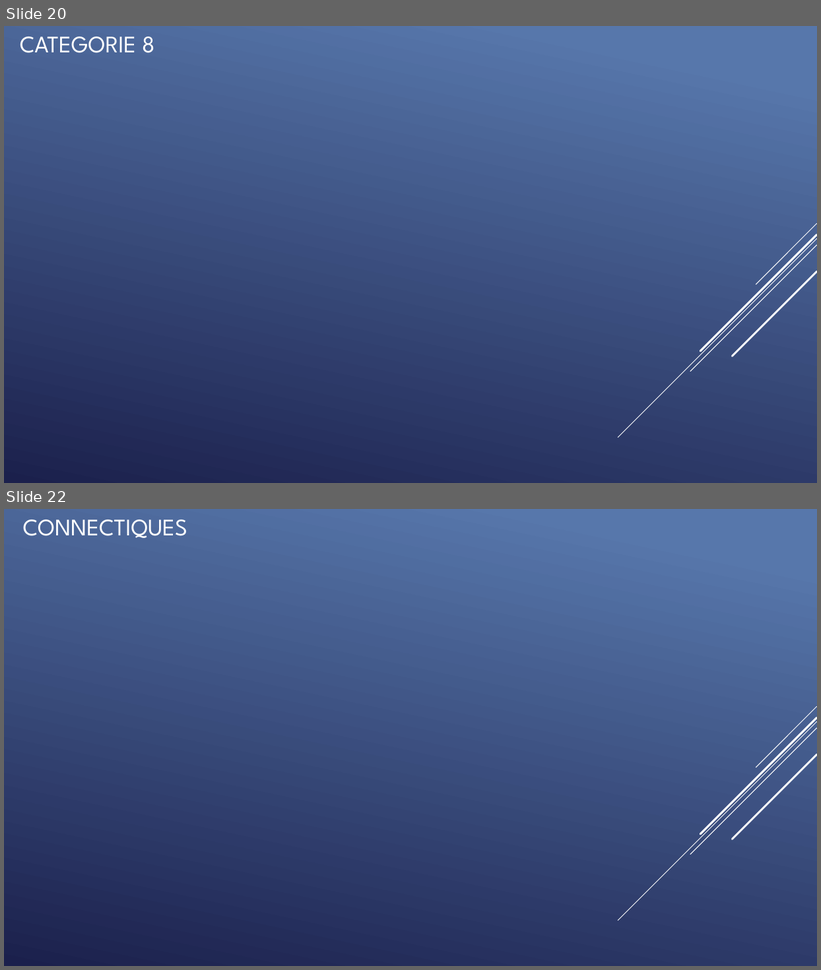
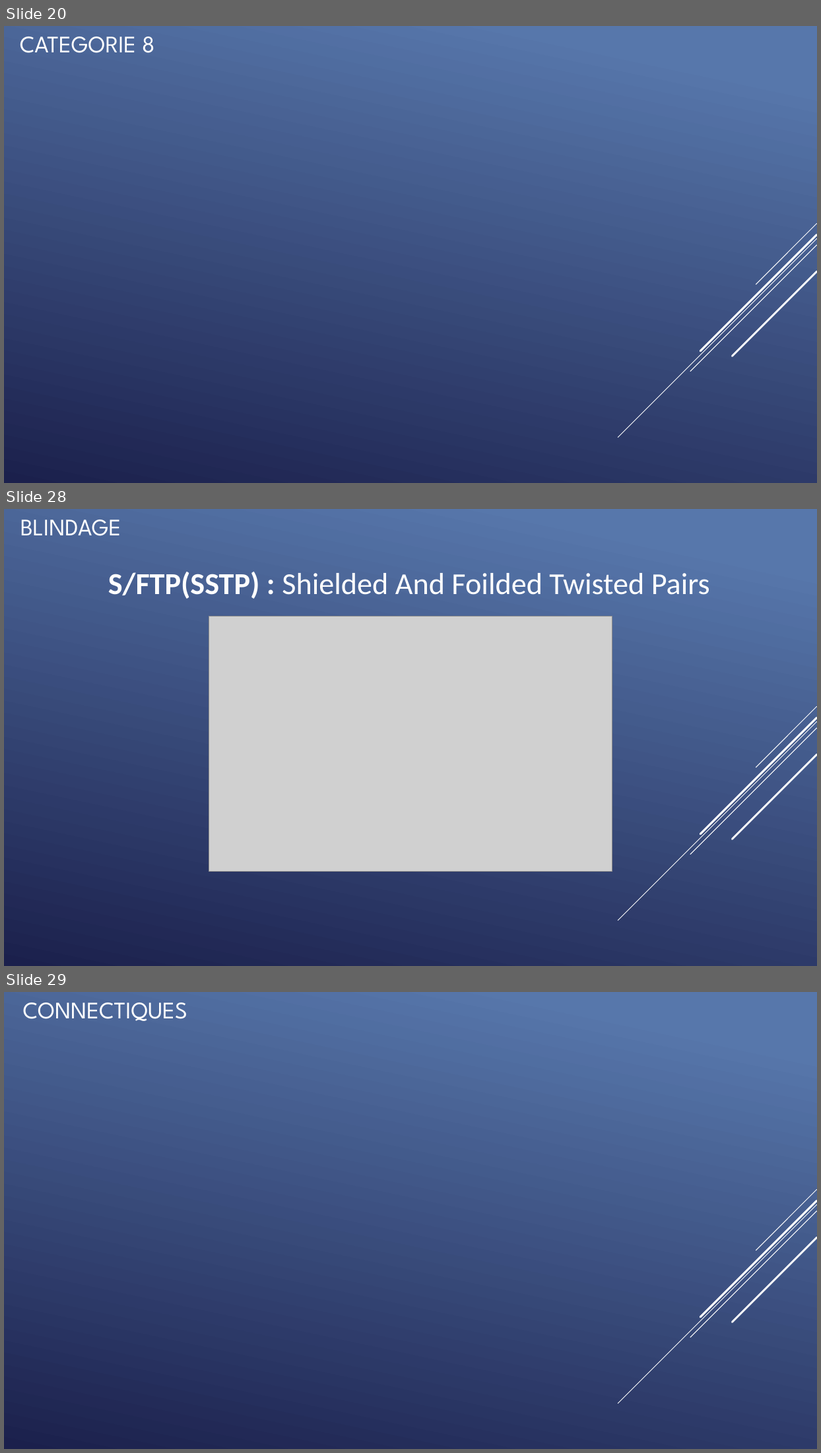
Before and after one commit to QuentinKrg/M214-Ethernet, a slide deck: Module 214 - Fabrication_Ethernet.pptx. Shown one above the other, each under a label of ours: slides 20 and 22 before the commit, slides 20, 28 and 29 after it; the slides between them are not shown. The pictures are 821x970 and 821x1453 pixels, drawn with LibreOffice and Linux fonts; fonts in the diff are those of the drawing; grey boxes stand for pictures. Boxes give left, top, right and bottom in pixels: in the first picture for what was removed or moved away, otherwise in the second. Text is boxed around its words. In the diff, an @@ line names an element or a change of style, - is before the commit and + after.

Commit message:
blindage pp

```diff
--- a/Module 214 - Fabrication_Ethernet.pptx
+++ b/Module 214 - Fabrication_Ethernet.pptx
@@ slide 28 added at (x1=4, y1=509, x2=817, y2=966), background gradient #5877AB to #1C204D; not listed: 5 template elements that a slide beside it also shows @@
@@ text added at (x1=20, y1=520, x2=121, y2=536), 28 pt, text #FFFFFF @@
+BLINDAGE
@@ text added at (x1=108, y1=572, x2=710, y2=599), 36 pt, text #FFFFFF @@
+S/FTP(SSTP) : Shielded And Foilded Twisted Pairs
@@ picture added at (x1=209, y1=617, x2=612, y2=871) @@
@@ what was slide 22 is now slide 29 @@
```
Also in this commit, not shown: 1 slide changed, 6 other slides added, 1 other file.
